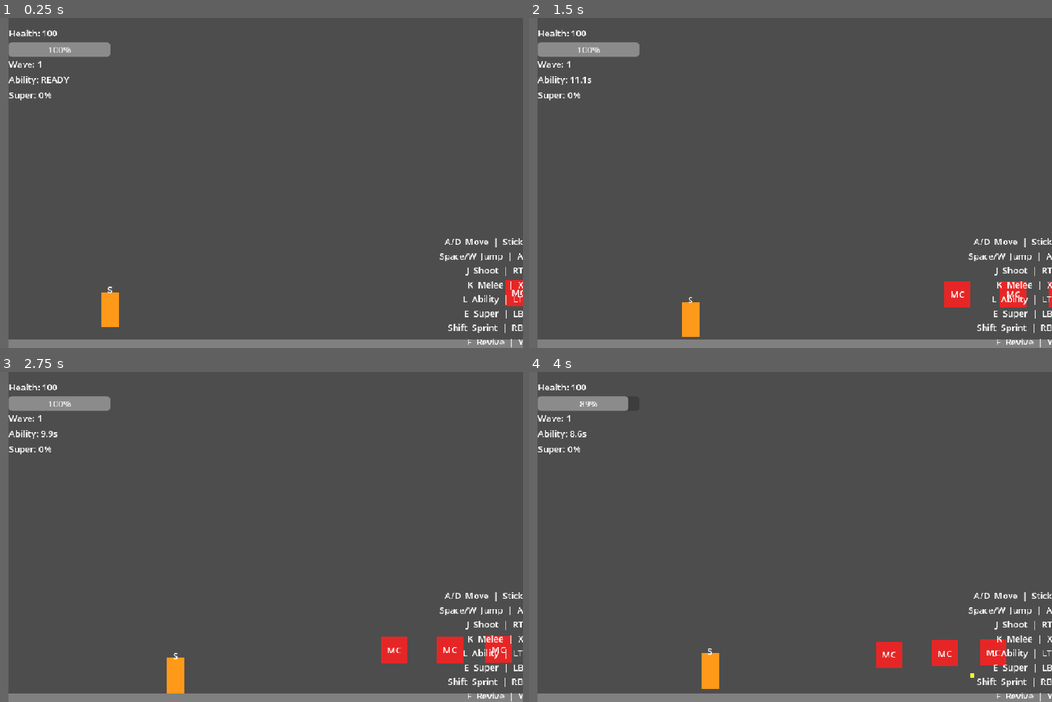
Above: before the commit, frames 1-4 (two rows, left to right).
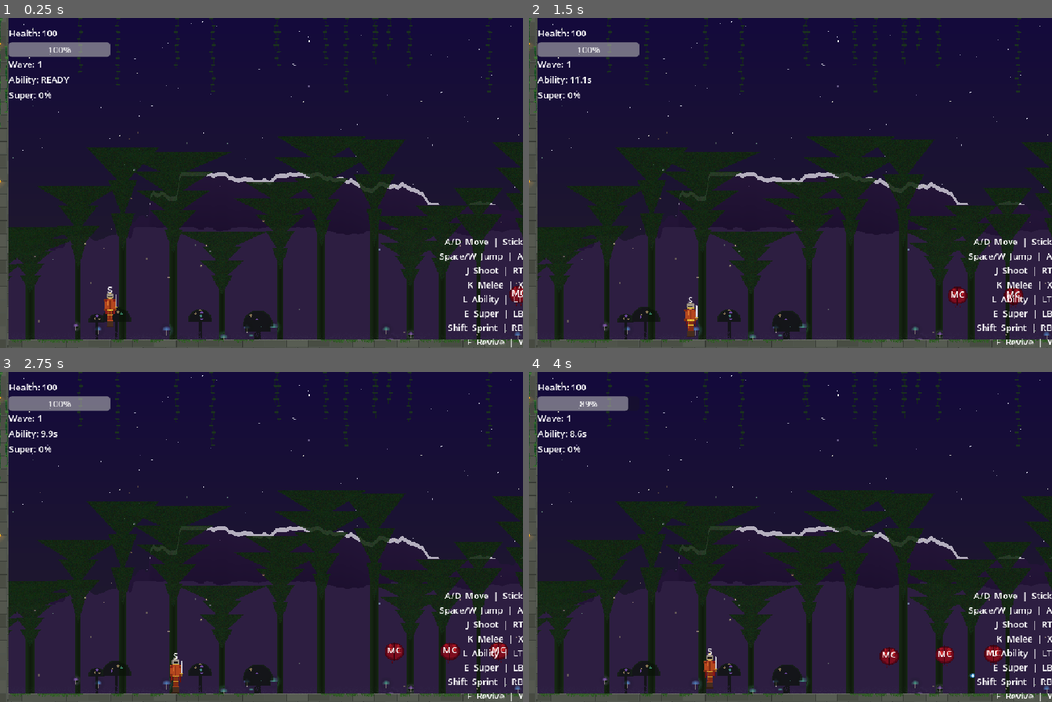
Above: after the commit, the same moments.

Repository: McSchnizzle/drew-coop-game
Game: Godot game, scene res://scenes/game.tscn
The game is run twice, just before and just after one commit, with the same random seed, the same clock (stepped at 60 frames per second) and the same inputs. This scene is started directly instead of the project's main scene.
Inputs:
- Up to frame 1 (0.25 s): no input
- Up to frame 2 (1.5 s): hold D (move_right) 0.53-1.28 s; tap L (ability) at 0.6 s; tap Space (jump) at 0.77 s; hold A (move_left) from 1.28 s (still down); tap F (interact) at 1.35 s
- Up to frame 3 (2.75 s): tap Space (jump) at 1.52 s; release A (move_left) at 2.03 s; hold D (move_right) from 2.03 s (still down); tap K (melee) at 2.1 s
- Up to frame 4 (4 s): tap J (shoot) at 2.85 s; tap Space (jump) at 3.02, 3.77 s; release D (move_right) at 3.53 s; hold A (move_left) from 3.53 s (still down); tap Shift (sprint) at 3.6 s

The runs differ from the first frame. In frame 1, 98% of the frame differs, in the area x 0-100%, y 0-100%; in frame 2, 98%; in frame 3, 98%; in frame 4, 98%.

Commit message:
Replace placeholder rectangles with fantasy/medieval pixel art and parallax backgrounds
Generate all game art programmatically via Python/PIL with a dark fantasy theme:
- Player sprites: armored knight (striker) and robed wizard (engineer) with downed variant
- Enemy sprites: goblin, slime, ghost/wraith, skeleton, and spider creatures
- Projectiles: cyan magic bolt and green rot bolt
- Turret: arcane crystal on stone pedestal
- Platform tiles: mossy stone bricks with torch-lit castle walls
- 3-layer parallax: twilight sky with moon/stars, enchanted forest, foreground mushrooms/vines

Update all .tscn scenes to use Sprite2D with textures instead of ColorRect nodes.
Update all .gd scripts to reference Sprite2D and use modulate instead of color.

Co-Authored-By: Claude Opus 4.6 <noreply@anthropic.com>

Diff:
--- a/game/scenes/enemies/enemy_context_rot.tscn
+++ b/game/scenes/enemies/enemy_context_rot.tscn
@@ -1,6 +1,7 @@
-[gd_scene load_steps=5 format=3 uid="uid://enemy_cr001"]
+[gd_scene load_steps=6 format=3 uid="uid://enemy_cr001"]
 
 [ext_resource type="Script" path="res://scripts/enemies/enemy_context_rot.gd" id="1_enemy"]
+[ext_resource type="Texture2D" path="res://assets/sprites/enemy_context_rot.png" id="tex_enemy_cr"]
 
 [sub_resource type="RectangleShape2D" id="RectangleShape2D_body"]
 size = Vector2(40, 40)
@@ -25,12 +26,8 @@
 [node name="CollisionShape2D" type="CollisionShape2D" parent="."]
 shape = SubResource("RectangleShape2D_body")
 
-[node name="ColorRect" type="ColorRect" parent="."]
-offset_left = -20.0
-offset_top = -20.0
-offset_right = 20.0
-offset_bottom = 20.0
-color = Color(0.7, 0.8, 0.1, 1)
+[node name="Sprite2D" type="Sprite2D" parent="."]
+texture = ExtResource("tex_enemy_cr")
 
 [node name="TypeLabel" type="Label" parent="."]
 offset_left = -20.0
--- a/game/scenes/enemies/enemy_dependency_hell.tscn
+++ b/game/scenes/enemies/enemy_dependency_hell.tscn
@@ -1,6 +1,7 @@
-[gd_scene load_steps=5 format=3 uid="uid://enemy_dh001"]
+[gd_scene load_steps=6 format=3 uid="uid://enemy_dh001"]
 
 [ext_resource type="Script" path="res://scripts/enemies/enemy_dependency_hell.gd" id="1_enemy"]
+[ext_resource type="Texture2D" path="res://assets/sprites/enemy_dependency_hell.png" id="tex_enemy_dh"]
 
 [sub_resource type="RectangleShape2D" id="RectangleShape2D_body"]
 size = Vector2(56, 56)
@@ -25,12 +26,8 @@
 [node name="CollisionShape2D" type="CollisionShape2D" parent="."]
 shape = SubResource("RectangleShape2D_body")
 
-[node name="ColorRect" type="ColorRect" parent="."]
-offset_left = -28.0
-offset_top = -28.0
-offset_right = 28.0
-offset_bottom = 28.0
-color = Color(0.15, 0.15, 0.6, 1)
+[node name="Sprite2D" type="Sprite2D" parent="."]
+texture = ExtResource("tex_enemy_dh")
 
 [node name="TypeLabel" type="Label" parent="."]
 offset_left = -28.0
--- a/game/scenes/enemies/enemy_hallucination.tscn
+++ b/game/scenes/enemies/enemy_hallucination.tscn
@@ -1,6 +1,7 @@
-[gd_scene load_steps=5 format=3 uid="uid://enemy_hall001"]
+[gd_scene load_steps=6 format=3 uid="uid://enemy_hall001"]
 
 [ext_resource type="Script" path="res://scripts/enemies/enemy_hallucination.gd" id="1_enemy"]
+[ext_resource type="Texture2D" path="res://assets/sprites/enemy_hallucination_disguised.png" id="tex_enemy_hall"]
 
 [sub_resource type="RectangleShape2D" id="RectangleShape2D_body"]
 size = Vector2(24, 24)
@@ -28,12 +29,8 @@
 [node name="CollisionShape2D" type="CollisionShape2D" parent="."]
 shape = SubResource("RectangleShape2D_body")
 
-[node name="ColorRect" type="ColorRect" parent="."]
-offset_left = -12.0
-offset_top = -12.0
-offset_right = 12.0
-offset_bottom = 12.0
-color = Color(0.2, 0.9, 0.2, 1)
+[node name="Sprite2D" type="Sprite2D" parent="."]
+texture = ExtResource("tex_enemy_hall")
 
 [node name="TypeLabel" type="Label" parent="."]
 offset_left = -12.0
--- a/game/scenes/enemies/enemy_merge_conflict.tscn
+++ b/game/scenes/enemies/enemy_merge_conflict.tscn
@@ -1,6 +1,7 @@
-[gd_scene load_steps=5 format=3 uid="uid://enemy_mc001"]
+[gd_scene load_steps=6 format=3 uid="uid://enemy_mc001"]
 
 [ext_resource type="Script" path="res://scripts/enemies/enemy_merge_conflict.gd" id="1_enemy"]
+[ext_resource type="Texture2D" path="res://assets/sprites/enemy_merge_conflict.png" id="tex_enemy_mc"]
 
 [sub_resource type="RectangleShape2D" id="RectangleShape2D_body"]
 size = Vector2(48, 48)
@@ -28,12 +29,8 @@
 [node name="CollisionShape2D" type="CollisionShape2D" parent="."]
 shape = SubResource("RectangleShape2D_body")
 
-[node name="ColorRect" type="ColorRect" parent="."]
-offset_left = -24.0
-offset_top = -24.0
-offset_right = 24.0
-offset_bottom = 24.0
-color = Color(0.9, 0.15, 0.15, 1)
+[node name="Sprite2D" type="Sprite2D" parent="."]
+texture = ExtResource("tex_enemy_mc")
 
 [node name="TypeLabel" type="Label" parent="."]
 offset_left = -24.0
--- a/game/scenes/enemy.tscn
+++ b/game/scenes/enemy.tscn
@@ -1,6 +1,7 @@
-[gd_scene load_steps=5 format=3 uid="uid://enemy001"]
+[gd_scene load_steps=6 format=3 uid="uid://enemy001"]
 
 [ext_resource type="Script" path="res://scripts/enemy.gd" id="1_enemy"]
+[ext_resource type="Texture2D" path="res://assets/sprites/enemy_basic.png" id="tex_enemy"]
 
 [sub_resource type="RectangleShape2D" id="RectangleShape2D_body"]
 size = Vector2(48, 48)
@@ -22,12 +23,8 @@
 [node name="CollisionShape2D" type="CollisionShape2D" parent="."]
 shape = SubResource("RectangleShape2D_body")
 
-[node name="ColorRect" type="ColorRect" parent="."]
-offset_left = -24.0
-offset_top = -24.0
-offset_right = 24.0
-offset_bottom = 24.0
-color = Color(0.9, 0.15, 0.15, 1)
+[node name="Sprite2D" type="Sprite2D" parent="."]
+texture = ExtResource("tex_enemy")
 
 [node name="Hurtbox" type="Area2D" parent="."]
 
--- a/game/scenes/game.tscn
+++ b/game/scenes/game.tscn
@@ -11,6 +11,12 @@
 [ext_resource type="PackedScene" path="res://scenes/projectile_enemy.tscn" id="9_proj_enemy"]
 [ext_resource type="PackedScene" path="res://scenes/turret.tscn" id="10_turret"]
 [ext_resource type="Script" path="res://scripts/wave_manager.gd" id="11_wave"]
+[ext_resource type="Texture2D" path="res://assets/backgrounds/bg_far.png" id="tex_bg_far"]
+[ext_resource type="Texture2D" path="res://assets/backgrounds/bg_mid.png" id="tex_bg_mid"]
+[ext_resource type="Texture2D" path="res://assets/backgrounds/bg_near.png" id="tex_bg_near"]
+[ext_resource type="Texture2D" path="res://assets/tiles/floor.png" id="tex_floor"]
+[ext_resource type="Texture2D" path="res://assets/tiles/wall.png" id="tex_wall"]
+[ext_resource type="Texture2D" path="res://assets/tiles/ceiling.png" id="tex_ceiling"]
 
 [sub_resource type="RectangleShape2D" id="RectangleShape2D_floor"]
 size = Vector2(1200, 32)
@@ -24,6 +30,30 @@
 [node name="Game" type="Node2D"]
 script = ExtResource("1_game")
 
+[node name="ParallaxFar" type="Parallax2D" parent="."]
+scroll_scale = Vector2(0.1, 0.1)
+repeat_size = Vector2(1920, 0)
+
+[node name="Sprite2D" type="Sprite2D" parent="ParallaxFar"]
+position = Vector2(960, 300)
+texture = ExtResource("tex_bg_far")
+
+[node name="ParallaxMid" type="Parallax2D" parent="."]
+scroll_scale = Vector2(0.3, 0.2)
+repeat_size = Vector2(1920, 0)
+
+[node name="Sprite2D" type="Sprite2D" parent="ParallaxMid"]
+position = Vector2(960, 300)
+texture = ExtResource("tex_bg_mid")
+
+[node name="ParallaxNear" type="Parallax2D" parent="."]
+scroll_scale = Vector2(0.6, 0.4)
+repeat_size = Vector2(1920, 0)
+
+[node name="Sprite2D" type="Sprite2D" parent="ParallaxNear"]
+position = Vector2(960, 300)
+texture = ExtResource("tex_bg_near")
+
 [node name="Level" type="Node2D" parent="."]
 
 [node name="Floor" type="StaticBody2D" parent="Level"]
@@ -32,12 +62,8 @@
 [node name="CollisionShape2D" type="CollisionShape2D" parent="Level/Floor"]
 shape = SubResource("RectangleShape2D_floor")
 
-[node name="ColorRect" type="ColorRect" parent="Level/Floor"]
-offset_left = -600.0
-offset_top = -16.0
-offset_right = 600.0
-offset_bottom = 16.0
-color = Color(0.5, 0.5, 0.5, 1)
+[node name="Sprite2D" type="Sprite2D" parent="Level/Floor"]
+texture = ExtResource("tex_floor")
 
 [node name="LeftWall" type="StaticBody2D" parent="Level"]
 position = Vector2(0, 250)
@@ -45,12 +71,8 @@
 [node name="CollisionShape2D" type="CollisionShape2D" parent="Level/LeftWall"]
 shape = SubResource("RectangleShape2D_wall")
 
-[node name="ColorRect" type="ColorRect" parent="Level/LeftWall"]
-offset_left = -16.0
-offset_top = -350.0
-offset_right = 16.0
-offset_bottom = 350.0
-color = Color(0.4, 0.4, 0.4, 1)
+[node name="Sprite2D" type="Sprite2D" parent="Level/LeftWall"]
+texture = ExtResource("tex_wall")
 
 [node name="RightWall" type="StaticBody2D" parent="Level"]
 position = Vector2(1200, 250)
@@ -58,12 +80,8 @@
 [node name="CollisionShape2D" type="CollisionShape2D" parent="Level/RightWall"]
 shape = SubResource("RectangleShape2D_wall")
 
-[node name="ColorRect" type="ColorRect" parent="Level/RightWall"]
-offset_left = -16.0
-offset_top = -350.0
-offset_right = 16.0
-offset_bottom = 350.0
-color = Color(0.4, 0.4, 0.4, 1)
+[node name="Sprite2D" type="Sprite2D" parent="Level/RightWall"]
+texture = ExtResource("tex_wall")
 
 [node name="Ceiling" type="StaticBody2D" parent="Level"]
 position = Vector2(600, -100)
@@ -71,12 +89,8 @@
 [node name="CollisionShape2D" type="CollisionShape2D" parent="Level/Ceiling"]
 shape = SubResource("RectangleShape2D_ceiling")
 
-[node name="ColorRect" type="ColorRect" parent="Level/Ceiling"]
-offset_left = -600.0
-offset_top = -16.0
-offset_right = 600.0
-offset_bottom = 16.0
-color = Color(0.4, 0.4, 0.4, 1)
+[node name="Sprite2D" type="Sprite2D" parent="Level/Ceiling"]
+texture = ExtResource("tex_ceiling")
 
 [node name="Players" type="Node2D" parent="."]
 
--- a/game/scenes/player.tscn
+++ b/game/scenes/player.tscn
@@ -1,8 +1,9 @@
-[gd_scene load_steps=7 format=3 uid="uid://player001"]
+[gd_scene load_steps=8 format=3 uid="uid://player001"]
 
 [ext_resource type="Script" path="res://scripts/player.gd" id="1_player"]
 [ext_resource type="Script" path="res://scripts/ability_manager.gd" id="2_ability_mgr"]
 [ext_resource type="Script" path="res://scripts/revive_system.gd" id="3_revive_sys"]
+[ext_resource type="Texture2D" path="res://assets/sprites/player_striker.png" id="tex_striker"]
 
 [sub_resource type="RectangleShape2D" id="RectangleShape2D_body"]
 size = Vector2(32, 64)
@@ -68,12 +69,8 @@
 [node name="CollisionShape2D" type="CollisionShape2D" parent="."]
 shape = SubResource("RectangleShape2D_body")
 
-[node name="ColorRect" type="ColorRect" parent="."]
-offset_left = -16.0
-offset_top = -32.0
-offset_right = 16.0
-offset_bottom = 32.0
-color = Color(0.2, 0.4, 1.0, 1)
+[node name="Sprite2D" type="Sprite2D" parent="."]
+texture = ExtResource("tex_striker")
 
 [node name="RoleLabel" type="Label" parent="."]
 offset_left = -16.0
--- a/game/scenes/projectile.tscn
+++ b/game/scenes/projectile.tscn
@@ -1,9 +1,10 @@
-[gd_scene load_steps=4 format=3 uid="uid://proj001"]
+[gd_scene load_steps=5 format=3 uid="uid://proj001"]
 
 [ext_resource type="Script" path="res://scripts/projectile.gd" id="1_projectile"]
+[ext_resource type="Texture2D" path="res://assets/sprites/projectile.png" id="tex_projectile"]
 
 [sub_resource type="RectangleShape2D" id="RectangleShape2D_body"]
-size = Vector2(8, 8)
+size = Vector2(12, 8)
 
 [sub_resource type="SceneReplicationConfig" id="SceneReplicationConfig_projectile"]
 properties/0/path = NodePath(".:position")
@@ -19,12 +20,8 @@
 [node name="CollisionShape2D" type="CollisionShape2D" parent="."]
 shape = SubResource("RectangleShape2D_body")
 
-[node name="ColorRect" type="ColorRect" parent="."]
-offset_left = -4.0
-offset_top = -4.0
-offset_right = 4.0
-offset_bottom = 4.0
-color = Color(1.0, 0.95, 0.2, 1)
+[node name="Sprite2D" type="Sprite2D" parent="."]
+texture = ExtResource("tex_projectile")
 
 [node name="MultiplayerSynchronizer" type="MultiplayerSynchronizer" parent="."]
 replication_config = SubResource("SceneReplicationConfig_projectile")
--- a/game/scenes/projectile_enemy.tscn
+++ b/game/scenes/projectile_enemy.tscn
@@ -1,6 +1,7 @@
-[gd_scene load_steps=4 format=3 uid="uid://proj_enemy001"]
+[gd_scene load_steps=5 format=3 uid="uid://proj_enemy001"]
 
 [ext_resource type="Script" path="res://scripts/entities/projectile_enemy.gd" id="1_projectile"]
+[ext_resource type="Texture2D" path="res://assets/sprites/projectile_enemy.png" id="tex_projectile_enemy"]
 
 [sub_resource type="RectangleShape2D" id="RectangleShape2D_body"]
 size = Vector2(12, 12)
@@ -19,12 +20,8 @@
 [node name="CollisionShape2D" type="CollisionShape2D" parent="."]
 shape = SubResource("RectangleShape2D_body")
 
-[node name="ColorRect" type="ColorRect" parent="."]
-offset_left = -6.0
-offset_top = -6.0
-offset_right = 6.0
-offset_bottom = 6.0
-color = Color(0.9, 0.2, 0.1, 1)
+[node name="Sprite2D" type="Sprite2D" parent="."]
+texture = ExtResource("tex_projectile_enemy")
 
 [node name="MultiplayerSynchronizer" type="MultiplayerSynchronizer" parent="."]
 replication_config = SubResource("SceneReplicationConfig_projectile")
--- a/game/scenes/turret.tscn
+++ b/game/scenes/turret.tscn
@@ -1,6 +1,7 @@
-[gd_scene format=3 uid="uid://turret001"]
+[gd_scene load_steps=6 format=3 uid="uid://turret001"]
 
 [ext_resource type="Script" path="res://scripts/entities/turret.gd" id="1_turret"]
+[ext_resource type="Texture2D" path="res://assets/sprites/turret.png" id="tex_turret"]
 
 [sub_resource type="RectangleShape2D" id="RectangleShape2D_body"]
 size = Vector2(24, 24)
@@ -25,12 +26,8 @@
 [node name="CollisionShape2D" type="CollisionShape2D" parent="."]
 shape = SubResource("RectangleShape2D_body")
 
-[node name="ColorRect" type="ColorRect" parent="."]
-offset_left = -12.0
-offset_top = -12.0
-offset_right = 12.0
-offset_bottom = 12.0
-color = Color(0, 0.8, 0.8, 1)
+[node name="Sprite2D" type="Sprite2D" parent="."]
+texture = ExtResource("tex_turret")
 
 [node name="TypeLabel" type="Label" parent="."]
 offset_left = -12.0
--- a/game/scripts/enemies/enemy_base.gd
+++ b/game/scripts/enemies/enemy_base.gd
@@ -105,15 +105,15 @@
 @rpc("authority", "call_local", "reliable")
 func _show_hit_flash() -> void:
 	# Brief white flash so players see damage landing.
-	var sprite = get_node_or_null("ColorRect")
+	var sprite = get_node_or_null("Sprite2D")
 	if not sprite:
 		return
-	var original_color: Color = sprite.color
-	sprite.color = Color(1.0, 1.0, 1.0, 1.0)
+	var original_modulate: Color = sprite.modulate
+	sprite.modulate = Color(5.0, 5.0, 5.0, 1.0)
 	# Guard against the node being freed before the timer fires (e.g. enemy dies).
 	get_tree().create_timer(0.1).timeout.connect(func():
 		if is_instance_valid(sprite):
-			sprite.color = original_color
+			sprite.modulate = original_modulate
 	)
 
 
--- a/game/scripts/enemies/enemy_context_rot.gd
+++ b/game/scripts/enemies/enemy_context_rot.gd
@@ -25,15 +25,10 @@
 	contact_damage = CR_PROJ_DAMAGE
 	_current_state = State.IDLE
 
-	# Set visual
-	var half := CR_SIZE / 2.0
-	var color_rect = get_node_or_null("ColorRect") as ColorRect
-	if color_rect:
-		color_rect.offset_left = -half.x
-		color_rect.offset_top = -half.y
-		color_rect.offset_right = half.x
-		color_rect.offset_bottom = half.y
-		color_rect.color = COLOR
+	# Set visual modulate to match the sickly yellow-green theme
+	var sprite = get_node_or_null("Sprite2D") as Sprite2D
+	if sprite:
+		sprite.modulate = Color(1.0, 1.0, 1.0, 1.0)
 
 
 func _state_chase(delta: float) -> void:
--- a/game/scripts/enemies/enemy_dependency_hell.gd
+++ b/game/scripts/enemies/enemy_dependency_hell.gd
@@ -18,15 +18,10 @@
 	contact_damage = DH_CONTACT_DMG
 	_current_state = State.IDLE
 
-	# Set visual
-	var half := DH_SIZE / 2.0
-	var color_rect = get_node_or_null("ColorRect") as ColorRect
-	if color_rect:
-		color_rect.offset_left = -half.x
-		color_rect.offset_top = -half.y
-		color_rect.offset_right = half.x
-		color_rect.offset_bottom = half.y
-		color_rect.color = COLOR
+	# Set visual modulate to match the dark spider theme
+	var sprite = get_node_or_null("Sprite2D") as Sprite2D
+	if sprite:
+		sprite.modulate = Color(1.0, 1.0, 1.0, 1.0)
 
 
 func _physics_process(delta: float) -> void:
--- a/game/scripts/enemies/enemy_hallucination.gd
+++ b/game/scripts/enemies/enemy_hallucination.gd
@@ -1,6 +1,9 @@
 ## Hallucination enemy — disguises as a health pickup, reveals and chases when triggered.
 ## Reveal triggers: player within 80px, takes any damage, or Weak Point Scan (stuns 2s).
 extends "res://scripts/enemies/enemy_base.gd"
+
+var _tex_disguised: Texture2D = preload("res://assets/sprites/enemy_hallucination_disguised.png")
+var _tex_revealed: Texture2D = preload("res://assets/sprites/enemy_hallucination.png")
 
 const HALL_HP: int = 2
 const HALL_CHASE_SPEED: float = 70.0
@@ -89,30 +92,27 @@
 
 
 func _update_visual_disguised() -> void:
-	var half := HALL_DISGUISED_SIZE / 2.0
-	var color_rect = get_node_or_null("ColorRect") as ColorRect
-	if color_rect:
-		color_rect.offset_left = -half.x
-		color_rect.offset_top = -half.y
-		color_rect.offset_right = half.x
-		color_rect.offset_bottom = half.y
-		color_rect.color = COLOR_DISGUISED
+	var sprite = get_node_or_null("Sprite2D") as Sprite2D
+	if sprite:
+		sprite.texture = _tex_disguised
+		sprite.scale = Vector2(1.0, 1.0)
+		sprite.modulate = Color(1.0, 1.0, 1.0, 1.0)
 	var label = get_node_or_null("TypeLabel") as Label
 	if label:
 		label.text = "+"
 
 
 func _update_visual_revealed() -> void:
-	var half := HALL_REVEALED_SIZE / 2.0
-	var color_rect = get_node_or_null("ColorRect") as ColorRect
-	if color_rect:
-		color_rect.offset_left = -half.x
-		color_rect.offset_top = -half.y
-		color_rect.offset_right = half.x
-		color_rect.offset_bottom = half.y
-		color_rect.color = COLOR_REVEALED
+	var sprite = get_node_or_null("Sprite2D") as Sprite2D
+	if sprite:
+		sprite.texture = _tex_revealed
+		# Scale up from 24x24 disguise to 48x48 revealed (texture is 48x48)
+		var reveal_scale := HALL_REVEALED_SIZE / HALL_DISGUISED_SIZE
+		sprite.scale = Vector2(reveal_scale.x, reveal_scale.y)
+		sprite.modulate = COLOR_REVEALED
 	var label = get_node_or_null("TypeLabel") as Label
 	if label:
+		var half := HALL_REVEALED_SIZE / 2.0
 		label.text = "!"
 		label.offset_left = -half.x
 		label.offset_top = -half.y
--- a/game/scripts/enemies/enemy_merge_conflict.gd
+++ b/game/scripts/enemies/enemy_merge_conflict.gd
@@ -29,15 +29,13 @@
 	speed = TIER_SPEED[size_tier]
 	contact_damage = TIER_CONTACT_DMG[size_tier]
 
-	# Update visual size
-	var half := TIER_SIZE[size_tier] / 2.0
-	var color_rect = get_node_or_null("ColorRect") as ColorRect
-	if color_rect:
-		color_rect.offset_left = -half.x
-		color_rect.offset_top = -half.y
-		color_rect.offset_right = half.x
-		color_rect.offset_bottom = half.y
-		color_rect.color = TIER_COLORS[size_tier]
+	# Update visual size via Sprite2D scale
+	var base_size := Vector2(48.0, 48.0)
+	var target_size := TIER_SIZE[size_tier]
+	var sprite = get_node_or_null("Sprite2D") as Sprite2D
+	if sprite:
+		sprite.scale = target_size / base_size
+		sprite.modulate = TIER_COLORS[size_tier]
 
 	# Update collision shapes
 	var body_shape = get_node_or_null("CollisionShape2D")
--- a/game/scripts/player.gd
+++ b/game/scripts/player.gd
@@ -34,6 +34,11 @@
 
 # Revive constants
 const BLEEDOUT_TIME: float = 30.0
+
+# Preloaded player textures for role swapping
+var _tex_striker: Texture2D = preload("res://assets/sprites/player_striker.png")
+var _tex_engineer: Texture2D = preload("res://assets/sprites/player_engineer.png")
+var _tex_downed: Texture2D = preload("res://assets/sprites/player_downed.png")
 
 # ── Exported Properties ──────────────────────────────────────────────────────
 @export var player_id: int = 1:
@@ -468,19 +473,21 @@
 
 @rpc("authority", "call_local", "reliable")
 func _show_downed_visual() -> void:
-	var color_rect = get_node_or_null("ColorRect") as ColorRect
-	if color_rect:
-		color_rect.color = Color(0.5, 0.5, 0.5, 1.0)
+	var sprite = get_node_or_null("Sprite2D") as Sprite2D
+	if sprite:
+		sprite.texture = _tex_downed
+		sprite.modulate = Color(0.5, 0.5, 0.5, 1.0)
 
 
 @rpc("authority", "call_local", "reliable")
 func _set_role_color(role: String) -> void:
-	var color_rect = get_node_or_null("ColorRect") as ColorRect
-	if color_rect:
+	var sprite = get_node_or_null("Sprite2D") as Sprite2D
+	if sprite:
 		if role == "engineer":
-			color_rect.color = Color(0.2, 0.8, 0.3, 1.0)
+			sprite.texture = _tex_engineer
 		else:
-			color_rect.color = Color(1.0, 0.6, 0.1, 1.0)
+			sprite.texture = _tex_striker
+		sprite.modulate = Color(1.0, 1.0, 1.0, 1.0)
 	var role_label = get_node_or_null("RoleLabel") as Label
 	if role_label:
 		role_label.text = "S" if role == "striker" else "E"
--- a/game/version.cfg
+++ b/game/version.cfg
@@ -1,2 +1,2 @@
 [version]
-version="0.1.4"
+version="0.1.5"
Binary file added: game/assets/backgrounds/bg_far.png
Binary file added: game/assets/backgrounds/bg_mid.png
Binary file added: game/assets/backgrounds/bg_near.png
Binary file added: game/assets/sprites/enemy_basic.png
Binary file added: game/assets/sprites/enemy_context_rot.png
Binary file added: game/assets/sprites/enemy_dependency_hell.png
Binary file added: game/assets/sprites/enemy_hallucination.png
Binary file added: game/assets/sprites/enemy_hallucination_disguised.png
Binary file added: game/assets/sprites/enemy_merge_conflict.png
Binary file added: game/assets/sprites/player_downed.png
Binary file added: game/assets/sprites/player_engineer.png
Binary file added: game/assets/sprites/player_striker.png
(and 7 more such lines)
